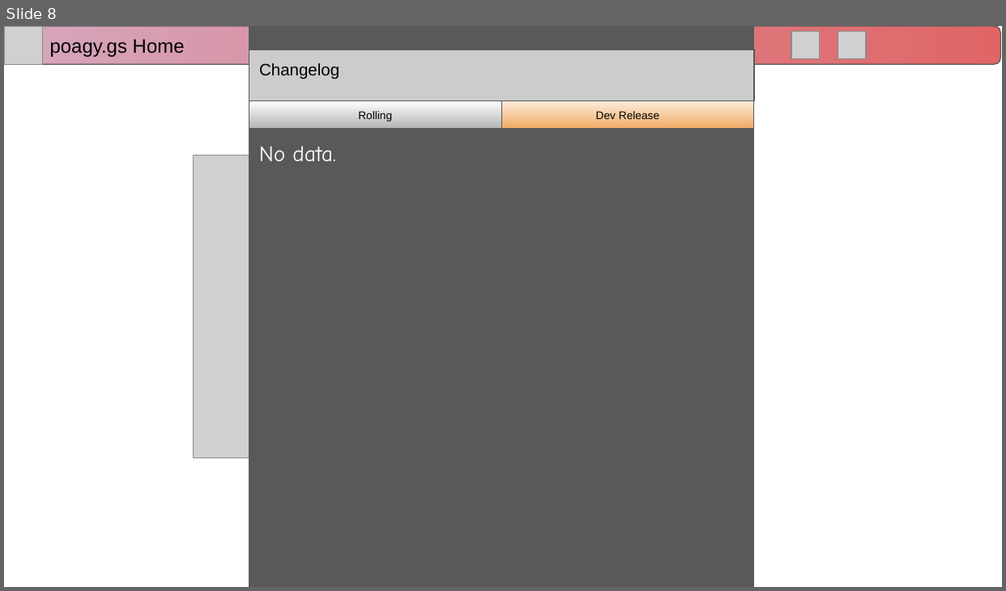
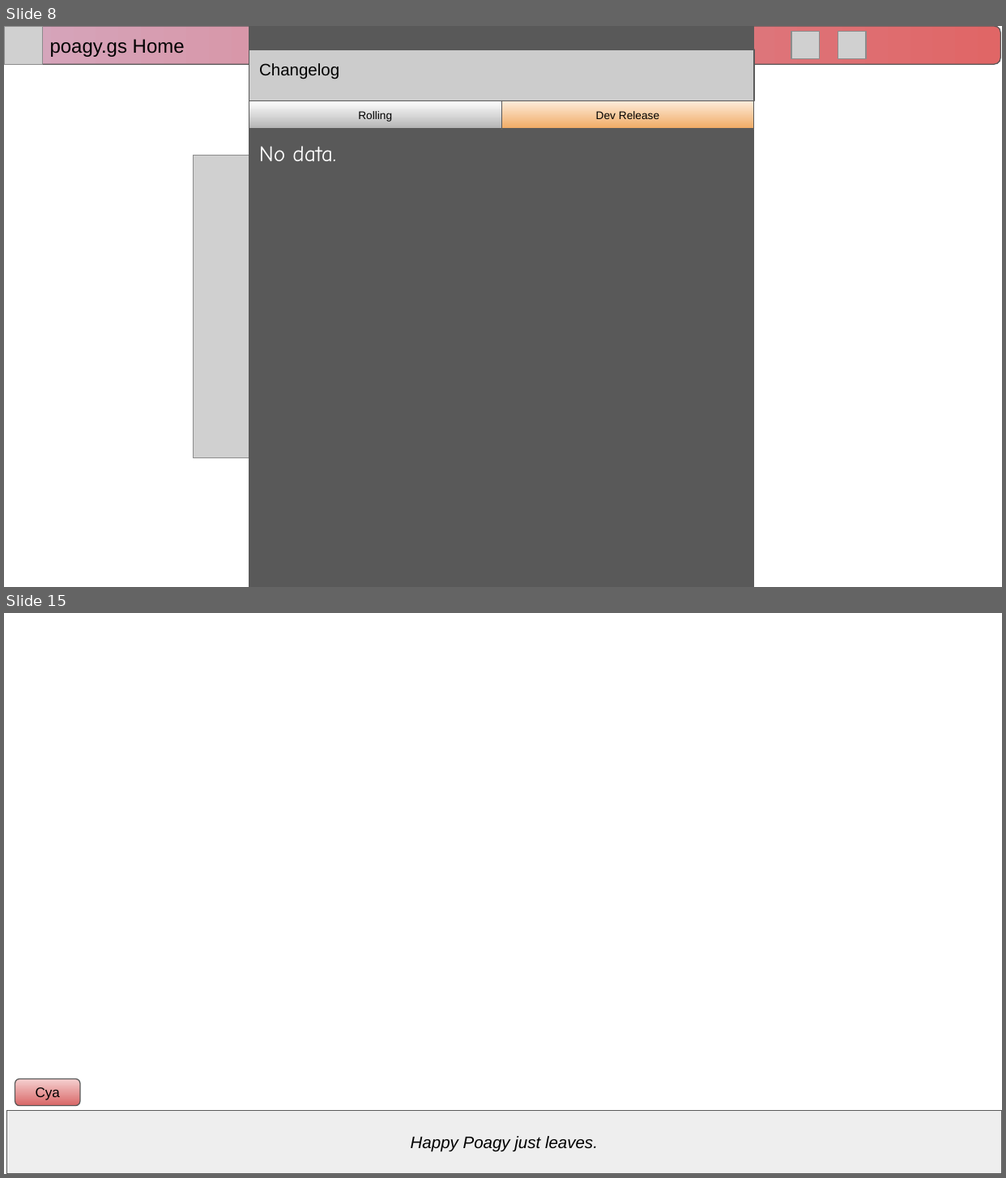
Before and after one commit to RitPigDev/poagy.gs-plus, a slide deck: poagy.gs+.pptx. Shown one above the other, each under a label of ours: slide 8 before the commit, slides 8 and 15 after it; the slides between them are not shown. The pictures are 1006x591 and 1006x1178 pixels, drawn with LibreOffice and Linux fonts; fonts in the diff are those of the drawing; grey boxes stand for pictures; background and template pictures are left out. Boxes give left, top, right and bottom in pixels: in the first picture for what was removed or moved away, otherwise in the second. Text is boxed around its words. In the diff, an @@ line names an element or a change of style, - is before the commit and + after.

```diff
--- a/poagy.gs+.pptx
+++ b/poagy.gs+.pptx
@@ slide 15 added at [4,613,1002,1174], background picture (left out) @@
@@ rounded rectangle added at [15,1079,80,1106], fill gradient #F5D0D0 to #D96868, outline #595959 0.75 pt, 10 pt, text #000000 @@
+Cya
@@ rectangle added at [7,1111,1002,1174], fill #EEEEEE, outline #595959 0.75 pt, 12 pt, text #000000, italic @@
+Happy Poagy just leaves.
```
Also in this commit, not shown: 7 slides changed, 17 other slides added.
